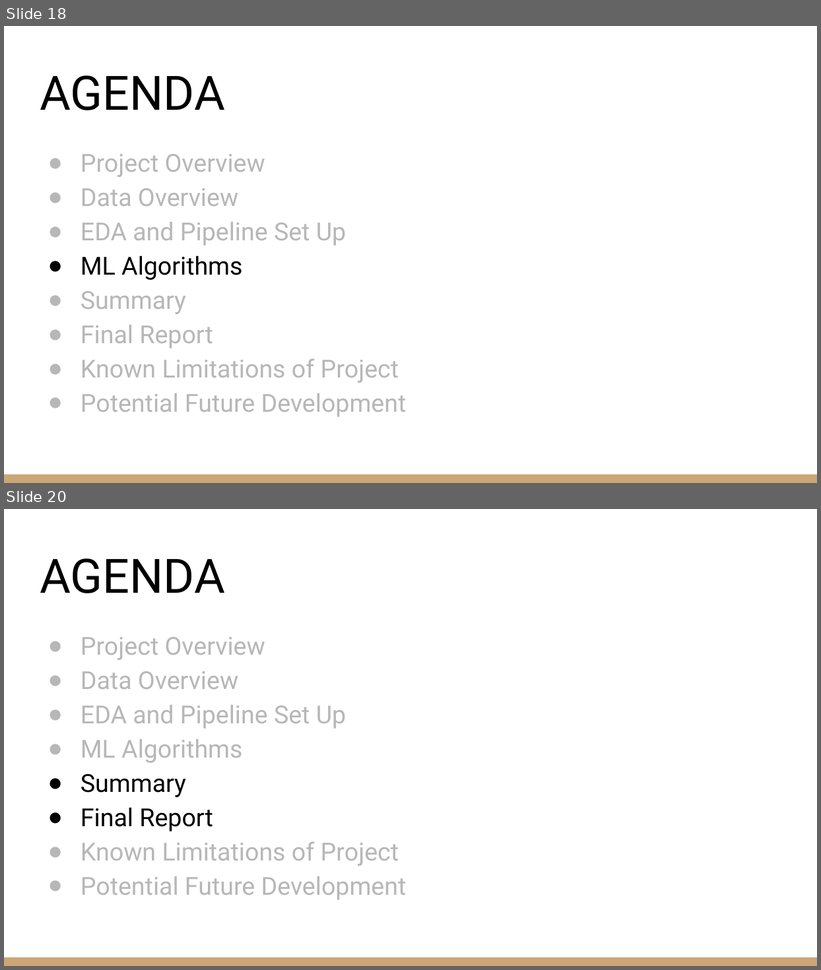
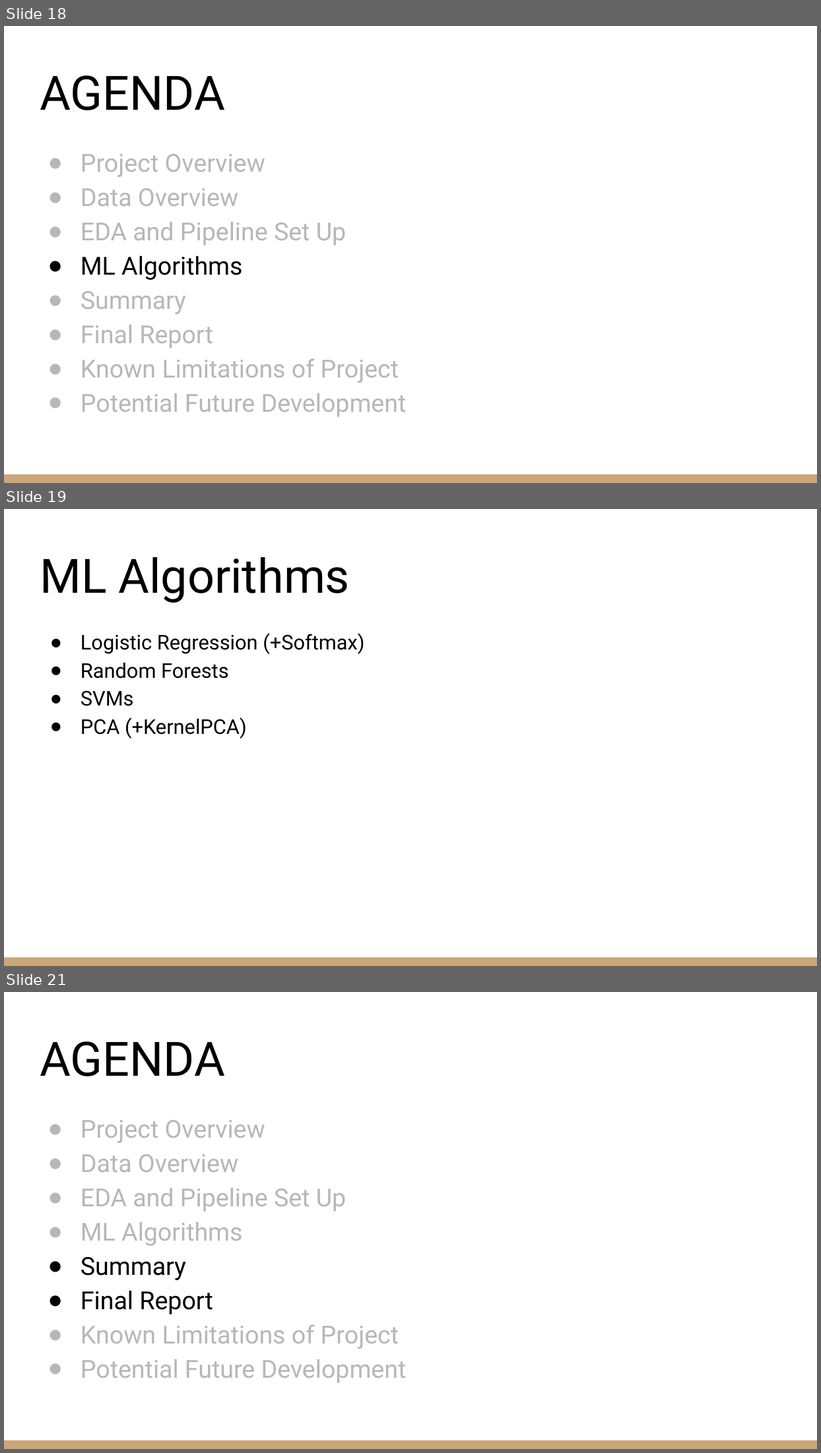
Before and after one commit to zachcarlson/HeartAttackPredictor, a slide deck: documents/DSCI 631 Final Project Presentation.pptx. Shown one above the other, each under a label of ours: slides 18 and 20 before the commit, slides 18, 19 and 21 after it; the slides between them are not shown. The pictures are 821x970 and 821x1453 pixels, drawn with LibreOffice and Linux fonts; fonts in the diff are those of the drawing. Boxes give left, top, right and bottom in pixels: in the first picture for what was removed or moved away, otherwise in the second. Text is boxed around its words. In the diff, an @@ line names an element or a change of style, - is before the commit and + after.

```diff
--- a/documents/DSCI 631 Final Project Presentation.pptx
+++ b/documents/DSCI 631 Final Project Presentation.pptx
@@ slide 19 added at box(4, 509, 817, 966), background #FFFFFF; not listed: 1 template element that a slide beside it also shows @@
@@ title added at box(40, 557, 350, 603), 42 pt, text #000000 @@
+ML Algorithms
@@ text added at box(81, 633, 364, 739), 18 pt, text #000000 @@
+● Logistic Regression (+Softmax)
+● Random Forests
+● SVMs
+● PCA (+KernelPCA)
@@ what was slide 20 is now slide 21 @@
```
Also in this commit, not shown: 4 slides changed, 1 other slide added, 1 slide removed, 3 other files.
